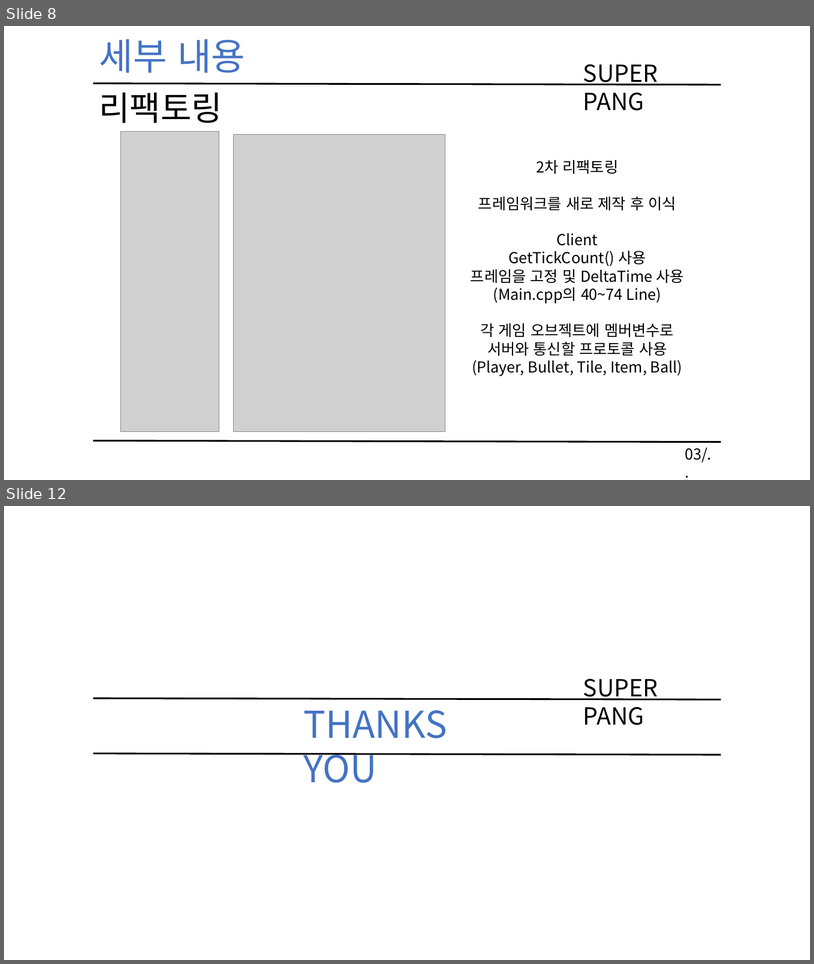
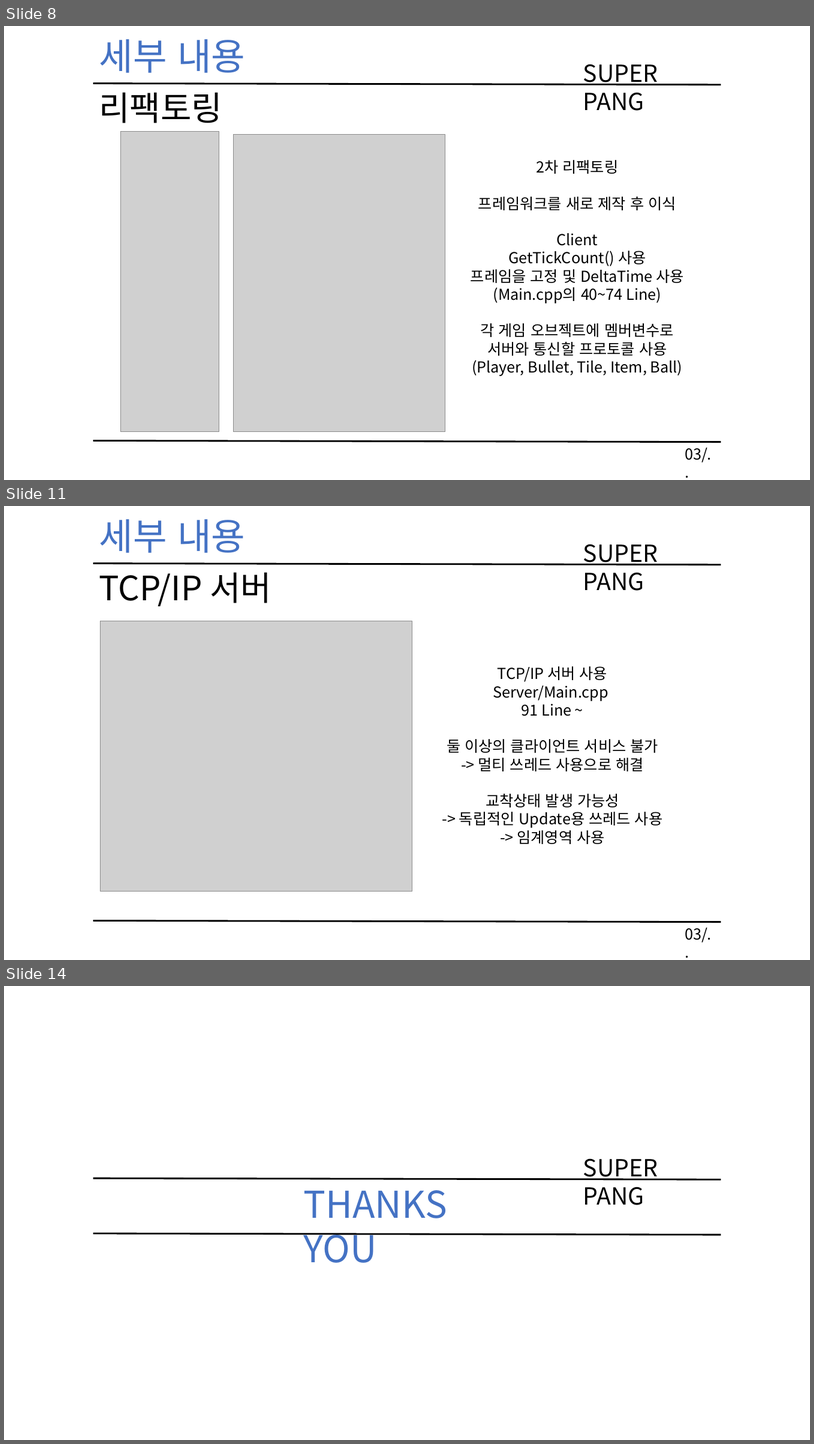
Before and after one commit to KimHaYoon/NetworkGamePrograming, a slide deck: 네트워크 게임 프로그래밍 레포트.pptx. Shown one above the other, each under a label of ours: slides 8 and 12 before the commit, slides 8, 11 and 14 after it; the slides between them are not shown. The pictures are 814x964 and 814x1444 pixels, drawn with LibreOffice and Linux fonts; fonts in the diff are those of the drawing; grey boxes stand for pictures. Boxes give left, top, right and bottom in pixels: in the first picture for what was removed or moved away, otherwise in the second. Text is boxed around its words. In the diff, an @@ line names an element or a change of style, - is before the commit and + after.

```diff
--- a/네트워크 게임 프로그래밍 레포트.pptx
+++ b/네트워크 게임 프로그래밍 레포트.pptx
@@ slide 11 added at [4, 506, 810, 960], background #FFFFFF @@
@@ text added at [99, 519, 245, 553], 44 pt, text #4472C4 @@
+세부 내용
@@ text added at [584, 544, 658, 591], 28 pt, text #000000 @@
+SUPER PANG
@@ line added from (93, 564) to (722, 565), #000000 2 pt @@
@@ text added at [99, 572, 272, 606], 40 pt, text #000000 @@
+TCP/IP 서버
@@ picture added at [101, 621, 413, 891] @@
@@ text added at [447, 666, 663, 844], 18 pt, text #000000 @@
+TCP/IP 서버 사용
+Server/Main.cpp
+91 Line ~
+둘 이상의 클라이언트 서비스 불가
+-> 멀티 쓰레드 사용으로 해결
+교착상태 발생 가능성
+-> 독립적인 Update용 쓰레드 사용
+-> 임계영역 사용
@@ line added from (93, 921) to (722, 922), #000000 2 pt @@
@@ text added at [685, 927, 712, 942], 18 pt, text #000000 @@
+03/..
@@ what was slide 12 is now slide 14 @@
```
Also in this commit, not shown: 6 slides changed, 1 other slide added, 2 other files.
